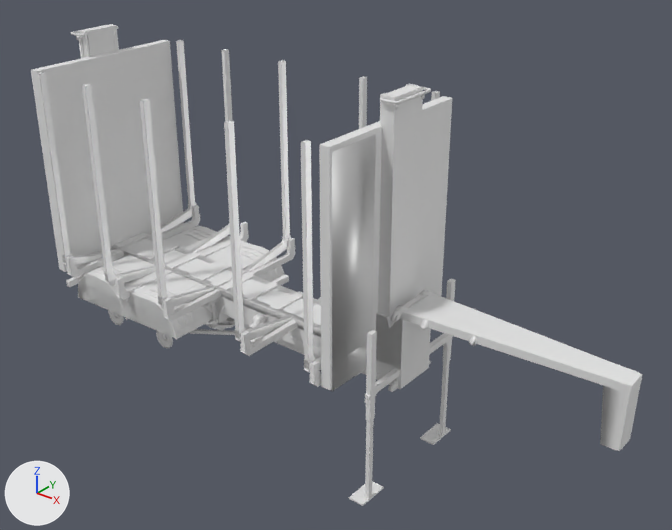
The FBX model log_trailer/meshes/trucks/tuning/short.fbx, before and after one commit.
One viewpoint serves both versions: a 50 mm lens placed at (0.0875, -0.097, 0.08), pointed at (0.0065, 0.0043, 0.0173). Lighting does not change. The marker at lower left points along +X, +Y and +Z. Where no turn or scale is listed for an object, it has been applied to the vertices. Vertices at the same position are counted once.

Script lines for the objects in view, before the commit:
```python
mat_short_mat = principled_material('short_mat')
mat_short_mat.base_color = (0.8, 0.8, 0.8)  # white #e7e7e7
me_cube_016_cube_187 = bpy.data.meshes.new('Cube.016_Cube.187')
me_cube_016_cube_187.from_pydata(...)  # 56 vertices, 34 faces; spans x 0.0217..0.0243, y -0.0117..0.0117, z -0.0099..0.0041
me_cube_16261 = bpy.data.meshes.new('Cube.16261')
me_cube_16261.from_pydata(...)  # 2178 vertices, 1767 faces; spans x 0.05..0.1157, y -0.0152..0.0148, z 0.0089..0.0441
me_cube_16261.materials.append(mat_lift2_mat)  # its picture is missing
me_cube_16400 = bpy.data.meshes.new('Cube.16400')
me_cube_16400.from_pydata(...)  # 370 vertices, 300 faces; spans x -0.0412..0.0564, y -0.0152..0.0151, z 0.0028..0.0482
# before: 104 (0.0562, -0.0018, 0.009) at pixel (619, 451), 107 (0.0538, -0.0018, 0.009) at pixel (600, 443), 108 (0.0538, 0.0016, 0.009), 109 (0.0562, 0.0016, 0.009) at pixel (630, 438)
me_cube_16434 = bpy.data.meshes.new('Cube.16434')
me_cube_16434.from_pydata(...)  # 19893 vertices, 15650 faces; spans x 0.0882..0.2016, y -0.022..0.008, z -0.0294..0.0287
me_cube_16434.materials.append(mat_short_mat)  # its picture is missing
ob_cdt_body_006 = bpy.data.objects.new('cdt_Body.006', me_cube_16400)
ob_cdt_body_006.location = (0.0, 0.0, 0.0)
ob_cdt_boneleg_005 = bpy.data.objects.new('cdt_BoneLeg.005', me_cube_016_cube_187)
ob_cdt_boneleg_005.location = (0.0, 0.0, 0.0)
ob_lift_004 = bpy.data.objects.new('lift.004', me_cube_16261)
ob_lift_004.location = (-0.0929, 0.0002, 0.0)
ob_main_002 = bpy.data.objects.new('main.002', me_cube_16434)
ob_main_002.location = (-0.1453, 0.007, 0.0194)
# also in view: 'cdt_RootNode.007' at (-0.0069, -0.0001, 0.0102); 'cdt_Lift.006' at (-0.0099, -0.0001, 0.0267)
```
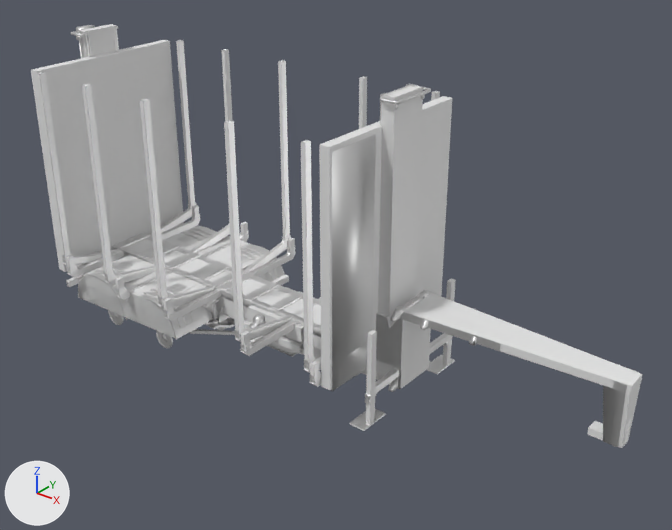
Boxes (x1, y1, x2, y2) around the edits, measured in the pictures (672 x 530 px; the box of a moved part takes in the faces that stretch with it):
'cdt_Body.006', reshaped
    before: (66, 24, 643, 451)
    after: (66, 24, 643, 448)
'main.002', surface changed, reshaped (12% shorter)
    before: (66, 25, 639, 506)
    after: (66, 25, 639, 447)
'cdt_BoneLeg.005', mesh moved
    before: (349, 362, 450, 506)
    after: (350, 355, 454, 431)
'cdt_Hitch.005', added
    after: (244, 287, 318, 357)
'hitch.001', added
    after: (76, 25, 95, 31)
part 1 of me_cube_16400, added
    after: (588, 421, 603, 440)
part 2 of me_cube_16400, moved or reshaped
    before: (615, 383, 641, 451)
    after: (618, 383, 641, 448)
part 4 of me_cube_16434, moved or reshaped (not visible afterwards)
    before: (365, 420, 370, 499)
part 5 of me_cube_16434, moved or reshaped
    before: (352, 487, 384, 506)
    after: (350, 409, 386, 431)
part 6 of me_cube_16434, moved or reshaped
    before: (421, 429, 451, 445)
    after: (438, 360, 455, 374)
part 7 of me_cube_16434, moved or reshaped
    before: (625, 418, 633, 445)
    after: (625, 420, 631, 445)
part 8 of me_cube_16434, moved or reshaped
    before: (600, 386, 629, 450)
    after: (603, 386, 629, 447)

Edits to the bpy script that builds the scene:
```text
Change mat_short_mat:
    mat_short_mat.metallic: 0.0 -> 1.0
Add mat_hitch_mat:
    mat_hitch_mat = principled_material('hitch_mat')
    mat_hitch_mat.base_color = (0.8, 0.8, 0.8)  # white #e7e7e7
    mat_hitch_mat.metallic = 1.0
Change me_cube_016_cube_187:
    where me_cube_016_cube_187.from_pydata(...)  # 56 vertices, 34 faces; spans x 0.0217..0.0243, y -0.0117..0.0117, z -0.0099..0.0041
    used by ob_cdt_boneleg_005; location = (0.0, 0.0, 0.0)
    me_cube_016_cube_187 part 3: the whole mesh is moved by (0.0, 0.0, 0.0131)
Change me_cube_16434:
    where me_cube_16434.from_pydata(...)  # 19893 vertices, 15650 faces; spans x 0.0882..0.2016, y -0.022..0.008, z -0.0294..0.0287
    used by ob_main_002; location = (-0.1453, 0.007, 0.0194)
    me_cube_16434 part 4: the loose piece of 20 vertices spanning x 0.1689..0.1695, y -0.0173..-0.0165, z -0.0294..-0.0154 is moved by (0.0, 0.0, 0.0131)
    me_cube_16434 part 5: the loose piece of 8 vertices spanning x 0.1671..0.1696, y -0.0187..-0.0137, z -0.0294..-0.0291 is moved by (0.0, 0.0, 0.0131)
    me_cube_16434 part 6: the loose piece of 8 vertices spanning x 0.1671..0.1696, y -0.0002..0.0047, z -0.0294..-0.0291 is moved by (0.0, 0.0, 0.0131)
    me_cube_16434 part 7: all 7 vertices in x 0.1991..0.2016, y -0.0059..-0.0051, z -0.0105 are moved by (0.0, -0.0008, 0.0)
    me_cube_16434 part 8: all 7 vertices in x 0.1991..0.2016, y -0.0087..-0.008, z -0.0105 are moved by (0.0, 0.0008, 0.0)
Change me_cube_16400:
    where me_cube_16400.from_pydata(...)  # 370 vertices, 300 faces; spans x -0.0412..0.0564, y -0.0152..0.0151, z 0.0028..0.0482
    used by ob_cdt_body_006; location = (0.0, 0.0, 0.0)
    verts and faces of me_cube_16400; kept vertices keep their numbers, new ones are numbered from 370
    me_cube_16400 part 1: the loose piece of 8 vertices spanning x 0.0237..0.0243, y 0.0092..0.0103, z 0.0041..0.018 is copied, and the copy is scaled about its middle by (3.4, 1.8, 0.0731), then moved by (0.0287, -0.0097, -0.0015); it spans x 0.0516..0.0539, y -0.001..0.001, z 0.009..0.01
    me_cube_16400 part 2
    add verts[104] = (0.0562, -0.001, 0.009)  # moved, pixel (621, 448)
    add verts[107] = (0.0538, -0.001, 0.009)  # moved, pixel (603, 440)
    add verts[108] = (0.0538, 0.001, 0.009)  # moved
    add verts[109] = (0.0562, 0.001, 0.009)  # moved, pixel (628, 440)
Add me_cube_553:
    me_cube_553.from_pydata(...)  # 842 vertices, 836 faces; spans x -0.0522..0.0539, y -0.0046..0.0045, z 0.0037..0.048
    me_cube_553.materials.append(mat_hitch_mat)  # white #e7e7e7
Add me_cube_552:
    me_cube_552.from_pydata(...)  # 82 vertices, 63 faces; spans x -0.00721..0.0068, y -0.00448..0.00439, z 0.00371..0.01012
Add ob_hitch_001:
    ob_hitch_001 = bpy.data.objects.new('hitch.001', me_cube_553)
    ob_hitch_001.location = (0.0, 0.0, 0.0)
Add ob_cdt_hitch_005:
    ob_cdt_hitch_005 = bpy.data.objects.new('cdt_Hitch.005', me_cube_552)
    ob_cdt_hitch_005.location = (0.0, 0.0, 0.0)
```
